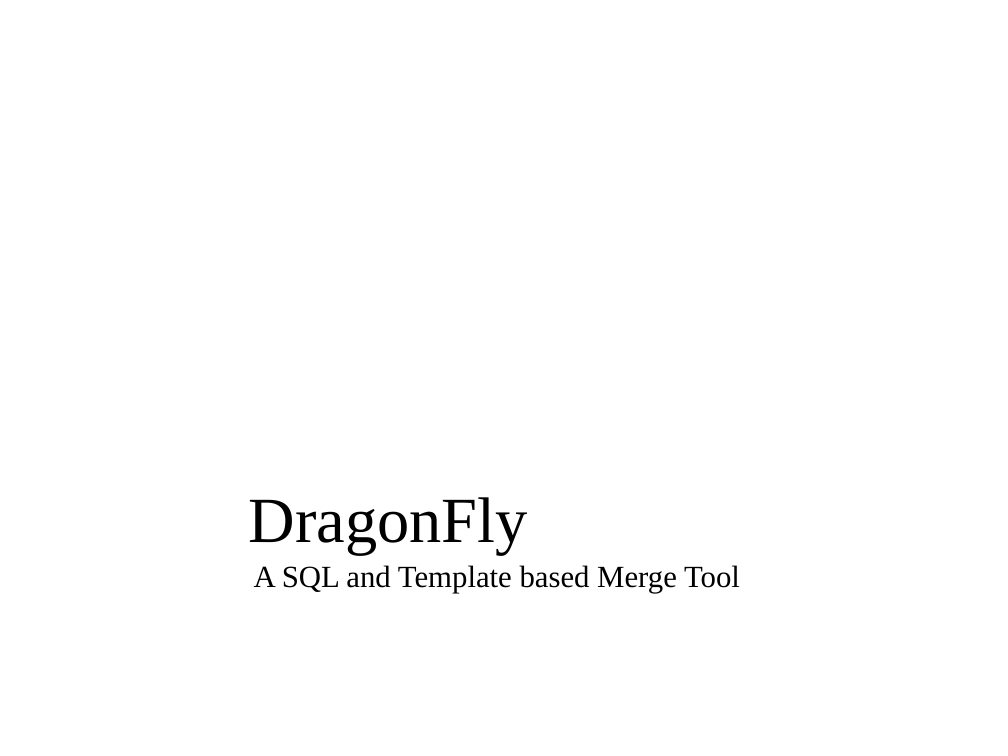
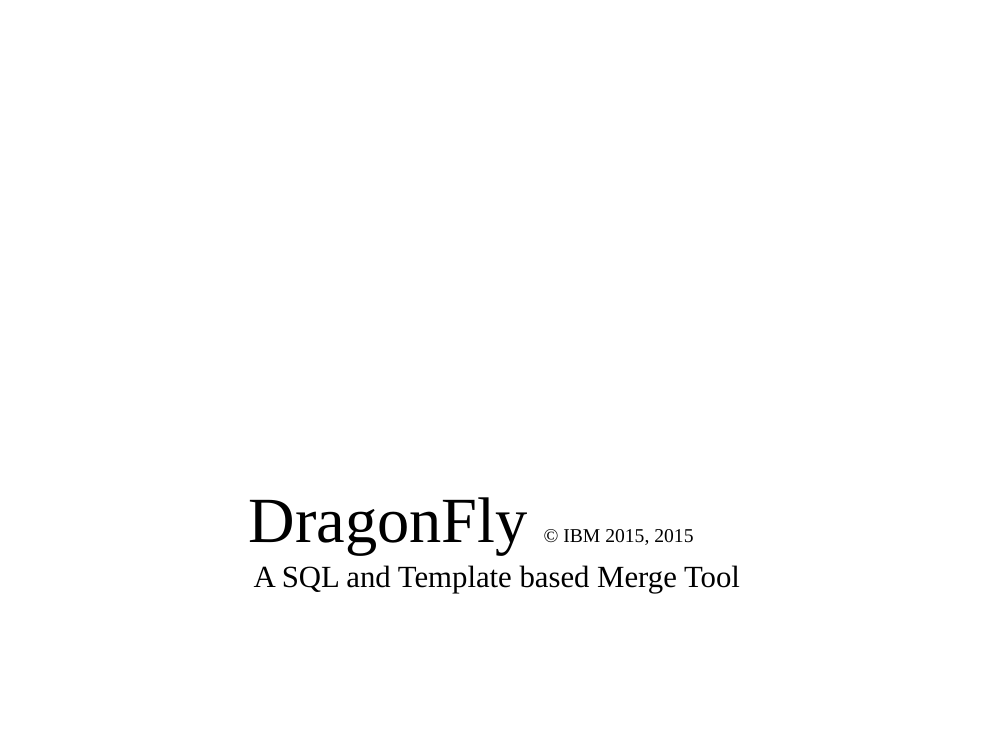
Before and after one commit to FlatBallFlyer/IBM-Data-Merge-Utility, a slide deck: slide 1 of documentation/MergeTools.pptx. Drawn at 1008x756 pixels with LibreOffice and Linux fonts; fonts in the diff are those of the drawing; background and template pictures are left out. Boxes give left, top, right and bottom in pixels: in the first picture for what was removed or moved away, otherwise in the second. Text is boxed around its words. In the diff, an @@ line names an element or a change of style, - is before the commit and + after.

Commit message:
Version 1.6
Changed package to dragonfly
Added jndiSource to Directive table
Shifted SQL query execution into SqlQuery class
Added support for multiple data sources (jndiSource)

```diff
--- a/documentation/MergeTools.pptx
+++ b/documentation/MergeTools.pptx
@@ title at (249,497,693,554): text changed; size 46 to 14 pt @@
-DragonFly
+DragonFly © IBM 2015, 2015
```
Also in this commit, not shown: 41 other files.
